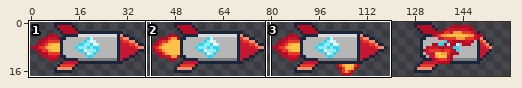
Two versions of one sprite sheet, src/game/public/assets/rocket.png. Above, an overview of the earlier version with the close-up marked.
Close-up. The starting point:
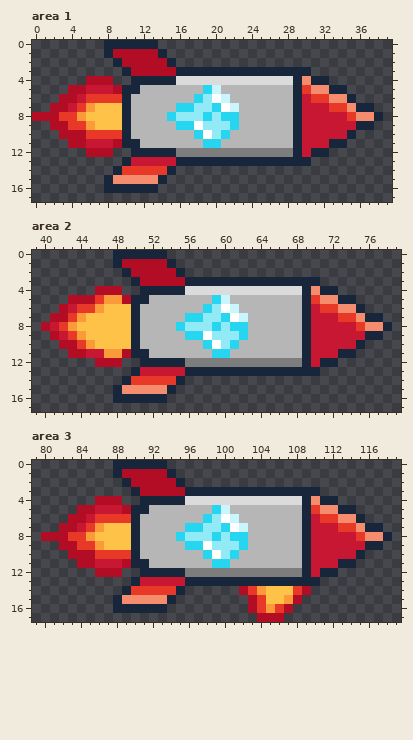
The file is 160x18 pixels. Colours within 5 levels of each other are drawn and written as one. Shown: area 1: x 0..39, y 0..17; area 2: x 39..79, y 0..17; area 3: x 79..119, y 0..17. The commit also changed other parts of the picture, which this record leaves out.
Once edited:
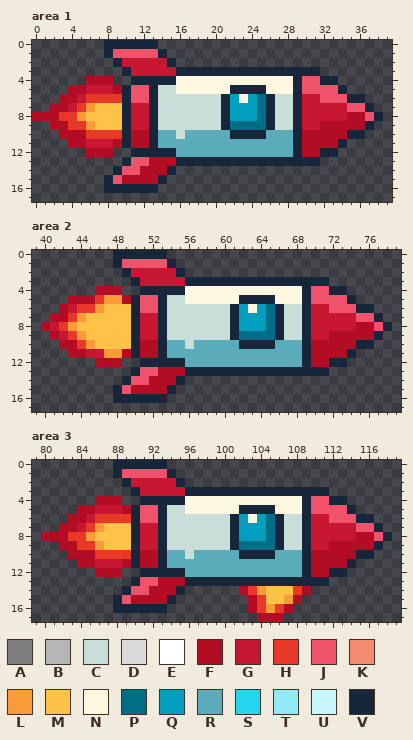
Palette (. is transparent): A #7d7d7d  B #b6b6b6  C #c9ded9  D #dbdbdb  E #ffffff  F #b30c25  G #c81732  H #e83928  J #ef536b  K #f58c6d  L #fb9a39  M #ffc248  N #fdf8df  P #006e87  Q #009fbe  R #5aacba  S #26d5ef  T #93eaf7  U #c9f5fc  V #17263b
From old to new:
Changed rows in their new state; - is an unchanged pixel.
Area 1:
first column x 9:
 1 JJJJJ------------------------
 2 -GGGGG-----------------------
 3 --GGGGG---------------V------
 4 -------NNNNNNNNNNNNN-JJ-V----
 5 --JJVCCNNNNNNVVVVNNN-JJJJ----
 6 --JJVCCCCCCCVQNQPVCC--GJJJ-V-
 7 --GGVCCCCCCCVQQQPVCC----GGJJ-
 8 --GGVCCCCCCCVQQQPVCC------FFJ
 9 --GGVCCCCCCCVPPPPVCC---FFFFF-
10 --FFVRRCRRRRRVVVVRRR-FFFFF-V-
11 --FFVRRRRRRRRRRRRRRR-FFFF----
12 -------RRRRRRRRRRRRR-FF-V----
13 --JJFFF---------------V------
14 -JJFFF-----------------------
15 JFFFF------------------------
Area 2:
first column x 49:
 1 JJJJJ------------------------
 2 -GGGGG-----------------------
 3 --GGGGG---------------V------
 4 -------NNNNNNNNNNNNN-JJ-V----
 5 --JJVCCNNNNNNVVVVNNN-JJJJ----
 6 --JJVCCCCCCCVQNQPVCC--GJJJ-V-
 7 --GGVCCCCCCCVQQQPVCC----GGJJ-
 8 --GGVCCCCCCCVQQQPVCC------FFJ
 9 --GGVCCCCCCCVPPPPVCC---FFFFF-
10 --FFVRRCRRRRRVVVVRRR-FFFFF-V-
11 --FFVRRRRRRRRRRRRRRR-FFFF----
12 -------RRRRRRRRRRRRR-FF-V----
13 --JJFFF---------------V------
14 -JJFFF-----------------------
15 JFFFF------------------------
Area 3:
first column x 89:
 1 JJJJJ------------------------
 2 -GGGGG-----------------------
 3 --GGGGG---------------V------
 4 -------NNNNNNNNNNNNN-JJ-V----
 5 --JJVCCNNNNNNVVVVNNN-JJJJ----
 6 --JJVCCCCCCCVQNQPVCC--GJJJ-V-
 7 --GGVCCCCCCCVQQQPVCC----GGJJ-
 8 --GGVCCCCCCCVQQQPVCC------FFJ
 9 --GGVCCCCCCCVPPPPVCC---FFFFF-
10 --FFVRRCRRRRRVVVVRRR-FFFFF-V-
11 --FFVRRRRRRRRRRRRRRR-FFFF----
12 -------RRRRRRRRRRRRR-FF-V----
13 --JJFFF---------------V------
14 -JJFFF-----------------------
15 JFFFF------------------------
